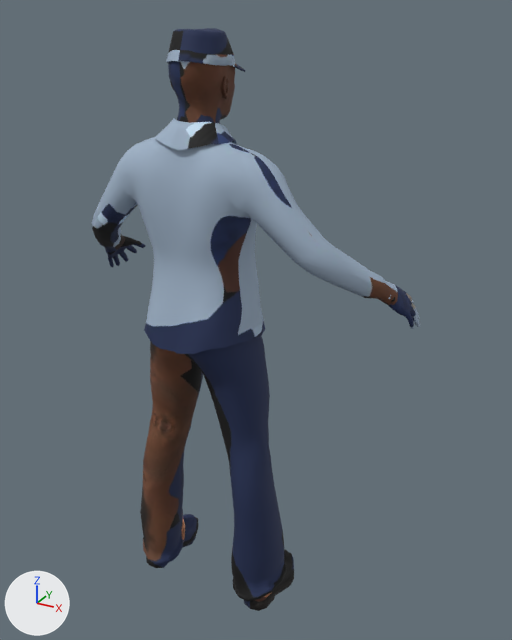
What one commit did to the glTF model public/models/humans/npc_man_police_zrp.glb.
Before and after are seen from a 50 mm camera at (1.094, -1.631, 1.846) aimed at (0.086, 0.202, 0.929). Lighting does not change. The marker at lower left points along +X, +Y and +Z. The older version comes first. Vertices at exactly the same position are counted once.

In view in the first picture: 'npc_man_police_zrp'.
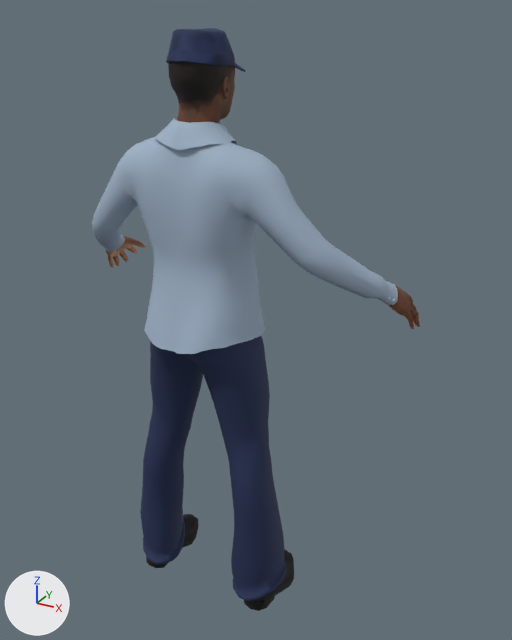
Changed parts and their boxes [x1, y1, x2, y2] in the pictures (512 x 640 px; the box of a moved part takes in the faces that stretch with it):
```json
{"part": 1, "of": "me_npc_man_police_zrp", "change": "moved or reshaped", "before": [144, 336, 284, 610], "after": [144, 336, 284, 610]}
{"part": 2, "of": "me_npc_man_police_zrp", "change": "surface changed", "before": [92, 29, 420, 609], "after": [92, 29, 420, 609]}
```

The change, as JSON lines over the scene's bpy script:
```json
{"block": "me_npc_man_police_zrp", "where": "# used by ob_npc_man_police_zrp; location = (0.0, 0.0, 0.0)"}
{"op": "remove", "block": "me_npc_man_police_zrp", "code": "me_npc_man_police_zrp.from_pydata(...)  # 5533 vertices, 9796 faces; spans x -0.58..0.58, y -0.13..0.39, z -0.03..1.8"}
{"op": "add", "block": "me_npc_man_police_zrp", "code": "me_npc_man_police_zrp.from_pydata(...)  # 5593 vertices, 9797 faces; spans x -0.58..0.58, y -0.13..0.39, z -0.03..1.8"}
{"block": "me_npc_man_police_zrp", "change": "me_npc_man_police_zrp part 1: 43 vertices moved within x -0.23..0.25, y -0.08..0.16, z 0.02..1.08; 181 vertices removed from x -0.28..0.26, y -0.11..0.17, z 0.1..1.08; 241 vertices added at x -0.28..0.27, y -0.11..0.17, z 0.09..1.08"}
{"block": "me_npc_man_police_zrp", "change": "me_npc_man_police_zrp part 2: 8691 kept faces spanning x -0.58..0.58, y -0.13..0.39, z -0.03..1.8 get new texture (UV) coordinates"}
```
